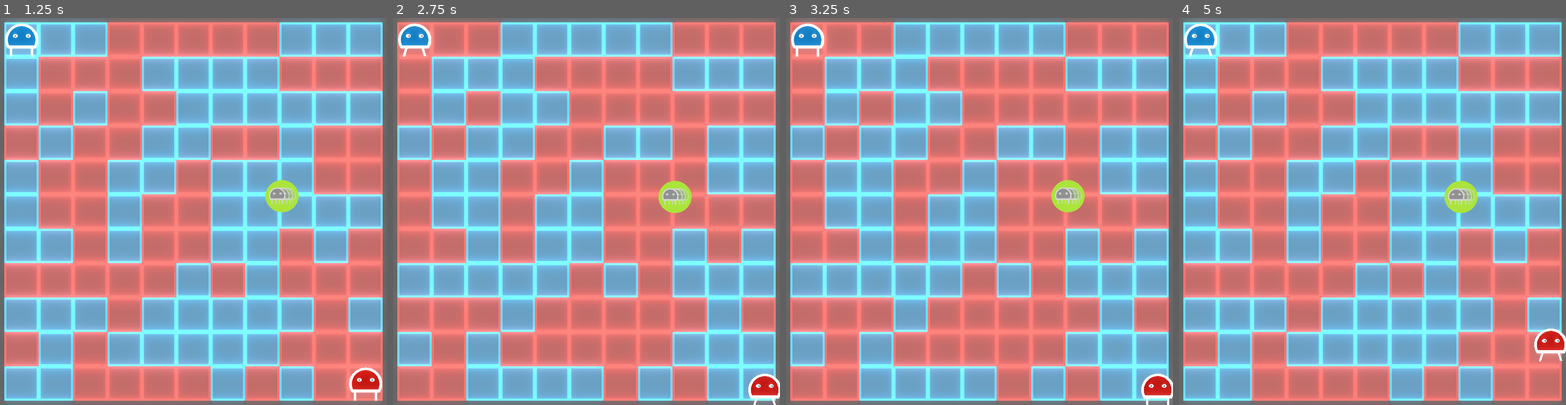
Above: before the commit, frames 1-4 (left to right).
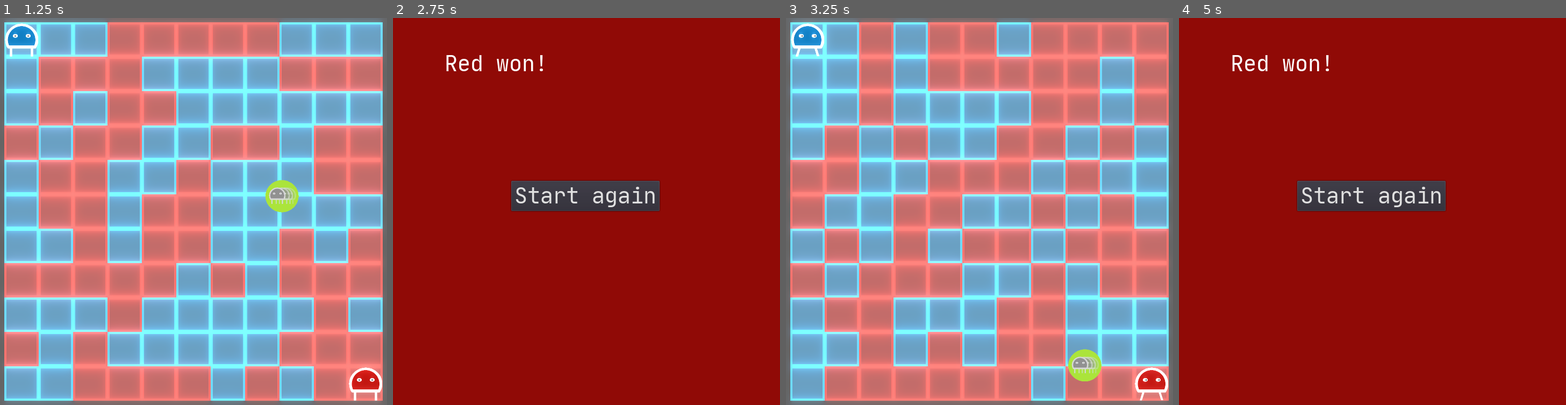
Above: after the commit, the same moments.

Repository: frcroth/hpi_gamejam2020_2colors
Game: Godot game, scene res://Scenes/UI/MainMenu.tscn
The game is run twice, just before and just after one commit, with the same random seed, the same clock (stepped at 60 frames per second) and the same inputs.
Inputs (mouse positions are in pixels of both pictures, inside the frame that each line leads up to):
- Up to frame 1 (1.25 s): click "Start Game" at 0.5 s
- Up to frame 2 (2.75 s): hold Right (ui_right) 1.28-2.03 s; tap Enter at 2 s; hold Down (ui_down) from 2.03 s (still down)
- Up to frame 3 (3.25 s): release Down (ui_down) at 2.75 s; click (979, 196) at 2.75 s, where only the run after the commit has a clickable "Start again"
- Up to frame 4 (5 s): hold Right (ui_right) 3.53-4.28 s; hold Up (ui_up) from 4.28 s (still down)

Frame 1 is identical in both runs. In frame 2, 100% of the frame differs, in the area x 0-100%, y 0-100%; in frame 3, 46%; in frame 4, 100%.

Commit message:
Player now die when not on the correct tile, added endscreen

Diff:
--- a/Scenes/Entities/Player.gd
+++ b/Scenes/Entities/Player.gd
@@ -1,6 +1,6 @@
 extends Node2D
 
-export var speed = 2
+export var speed = 4
 var screen_size
 var player_number
 var current_color
@@ -80,3 +80,13 @@
 
 func speeddown():
 	speed /= 2
+
+func die():
+	Globals.player_lost(player_number)
+
+func on_beat():
+	# give some time to change tile
+	yield (get_tree().create_timer(Globals.GOODWILLTIME),"timeout")
+	# now you have to be on the right tile!
+	if(is_dead()):
+		die()
--- a/Scenes/Entities/Player.tscn
+++ b/Scenes/Entities/Player.tscn
@@ -10,7 +10,9 @@
 [sub_resource type="CanvasItemMaterial" id=2]
 light_mode = 1
 
-[node name="Player" type="Node2D"]
+[node name="Player" type="Node2D" groups=[
+"beatable",
+]]
 script = ExtResource( 1 )
 
 [node name="Body" type="KinematicBody2D" parent="."]
--- /dev/null
+++ b/Scenes/UI/Endgame.gd
@@ -0,0 +1,21 @@
+extends Control
+
+
+# Called when the node enters the scene tree for the first time.
+func _ready():
+	$MainButton.connect("pressed",self,"start_game")
+	player_won(Globals.player_won)
+
+func start_game():
+	get_tree().change_scene("res://Scenes/Grid/Board.tscn")
+
+func player_won(player_num):
+	if (player_num == 1): #blue
+		$ColorRect.color = Globals.blue
+		$RichTextLabel.text = "Blue won!"
+	else:
+		$ColorRect.color = Globals.red
+		$RichTextLabel.text = "Red won!"
+# Called every frame. 'delta' is the elapsed time since the previous frame.
+#func _process(delta):
+#	pass
--- /dev/null
+++ b/Scenes/UI/Endgame.tscn
@@ -0,0 +1,29 @@
+[gd_scene load_steps=4 format=2]
+
+[ext_resource path="res://Scenes/UI/Endgame.gd" type="Script" id=1]
+[ext_resource path="res://Scenes/UI/MainButton.tscn" type="PackedScene" id=2]
+[ext_resource path="res://Assets/Fonts/JetBrainsMonoRegular.tres" type="DynamicFont" id=3]
+
+[node name="Endgame" type="Control"]
+anchor_right = 1.0
+anchor_bottom = 1.0
+rect_pivot_offset = Vector2( -1530, -140 )
+script = ExtResource( 1 )
+
+[node name="ColorRect" type="ColorRect" parent="."]
+margin_left = -120.0
+margin_top = -80.0
+margin_right = 911.0
+margin_bottom = 839.0
+
+[node name="MainButton" parent="." instance=ExtResource( 2 )]
+margin_left = 219.716
+margin_right = 495.716
+text = "Start again"
+
+[node name="RichTextLabel" type="RichTextLabel" parent="."]
+margin_left = 96.0
+margin_top = 60.0
+margin_right = 663.0
+margin_bottom = 172.0
+custom_fonts/normal_font = ExtResource( 3 )
--- /dev/null
+++ b/Scenes/UI/MainButton.tscn
@@ -0,0 +1,13 @@
+[gd_scene load_steps=3 format=2]
+
+[ext_resource path="res://Assets/Fonts/JetBrainsMonoRegular.tres" type="DynamicFont" id=1]
+[ext_resource path="res://Scenes/UI/MainButton.gd" type="Script" id=2]
+
+[node name="MainButton" type="Button"]
+margin_left = 239.689
+margin_top = 303.01
+margin_right = 491.689
+margin_bottom = 359.01
+custom_fonts/font = ExtResource( 1 )
+text = "Start Game"
+script = ExtResource( 2 )
--- a/Scenes/UI/MainMenu.tscn
+++ b/Scenes/UI/MainMenu.tscn
@@ -1,8 +1,8 @@
 [gd_scene load_steps=6 format=2]
 
 [ext_resource path="res://Scenes/UI/MainMenu.gd" type="Script" id=1]
-[ext_resource path="res://Assets/Fonts/JetBrainsMonoRegular.tres" type="DynamicFont" id=2]
-[ext_resource path="res://Scenes/UI/MainButton.gd" type="Script" id=3]
+[ext_resource path="res://Scenes/UI/MainButton.tscn" type="PackedScene" id=2]
+[ext_resource path="res://Assets/Fonts/JetBrainsMonoRegular.tres" type="DynamicFont" id=3]
 [ext_resource path="res://Scenes/UI/ContributorsButton.gd" type="Script" id=4]
 
 [sub_resource type="Animation" id=1]
@@ -47,21 +47,14 @@
 rect_pivot_offset = Vector2( 301.5, 804.496 )
 color = Color( 0.568627, 0.027451, 0.384314, 1 )
 
-[node name="MainButton" type="Button" parent="."]
-margin_left = 239.689
-margin_top = 303.01
-margin_right = 491.689
-margin_bottom = 359.01
-custom_fonts/font = ExtResource( 2 )
-text = "Start Game"
-script = ExtResource( 3 )
+[node name="MainButton" parent="." instance=ExtResource( 2 )]
 
 [node name="ContributorsButton" type="Button" parent="."]
 margin_left = 217.573
 margin_top = 417.296
 margin_right = 518.573
 margin_bottom = 470.296
-custom_fonts/font = ExtResource( 2 )
+custom_fonts/font = ExtResource( 3 )
 text = "Contributors"
 script = ExtResource( 4 )
 
--- a/Scripts/Globals.gd
+++ b/Scripts/Globals.gd
@@ -5,11 +5,19 @@
 
 var tilesize = 64.0
 var beattime = 0.66
-
+var GOODWILLTIME = 0.3
+var player_won = 0
 
 # Called when the node enters the scene tree for the first time.
 func _ready():
 	pass # Replace with function body.
+
+func player_lost(player_number):
+	if(player_number==1):
+		player_won = 2
+	else:
+		player_won = 1
+	get_tree().change_scene("res://Scenes/UI/Endgame.tscn")
 
 
 func set_bpm(bpm):
Not shown: 1 places in Scenes/UI/MainMenu.tscn that only renumber resources
